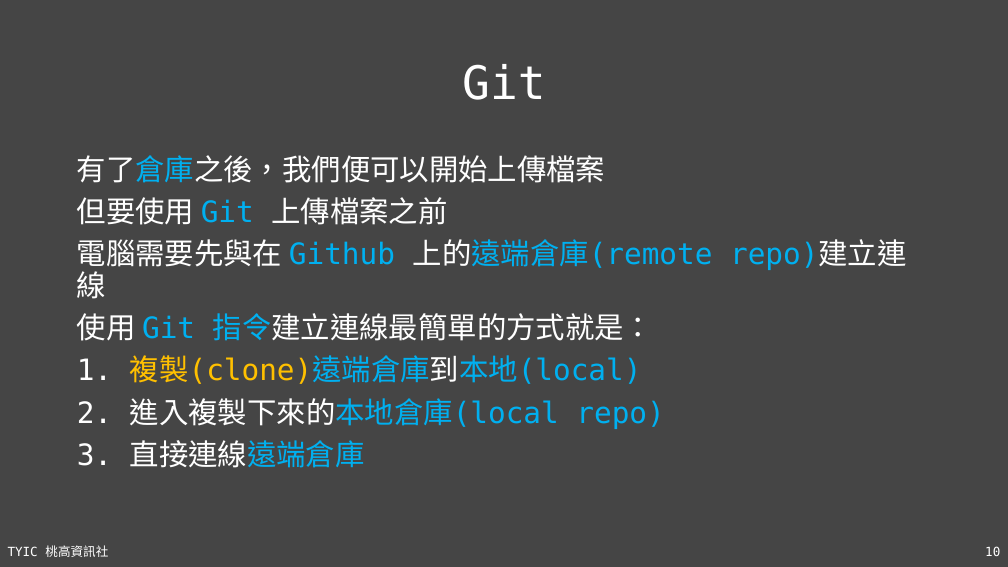
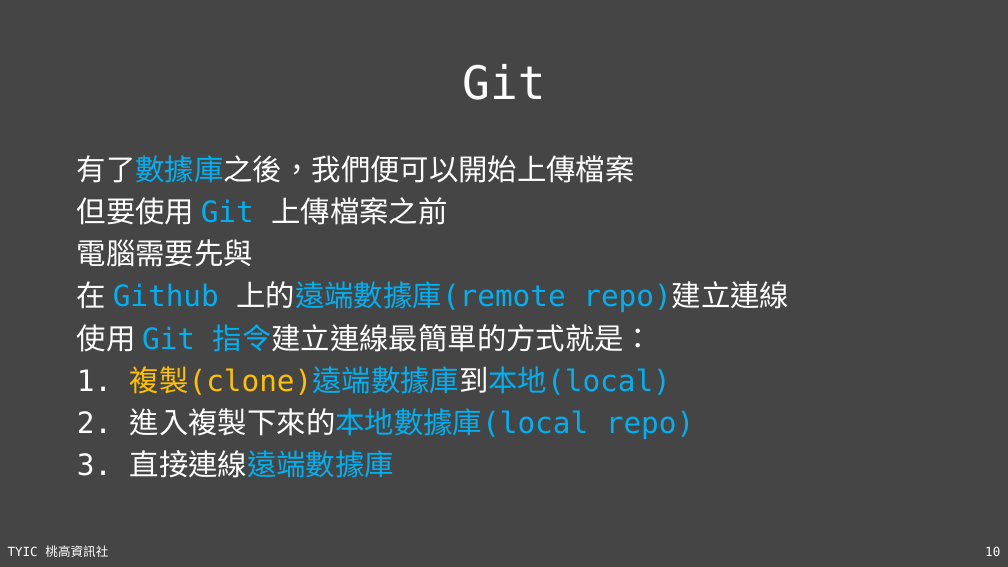
Before and after one commit to TYSHIC/slides, a slide deck: slide 10 of ppt/16_Git 與 Github.pptx. Drawn at 1008x567 pixels with LibreOffice and Linux fonts; fonts in the diff are those of the drawing. Boxes give left, top, right and bottom in pixels: in the first picture for what was removed or moved away, otherwise in the second. Text is boxed around its words. In the diff, an @@ line names an element or a change of style, - is before the commit and + after.

```diff
--- a/ppt/16_Git 與 Github.pptx
+++ b/ppt/16_Git 與 Github.pptx
@@ text at (77,155,635,183): text changed @@
-有了倉庫之後，我們便可以開始上傳檔案
+有了數據庫之後，我們便可以開始上傳檔案
@@ text at (77,239,789,312): text changed @@
-電腦需要先與在 Github 上的遠端倉庫(remote repo)建立連線
+電腦需要先與
+在 Github 上的遠端數據庫(remote repo)建立連線
@@ text at (77,366,694,478): text changed @@
-1. 複製(clone)遠端倉庫到本地(local)
-2. 進入複製下來的本地倉庫(local repo)
-3. 直接連線遠端倉庫
+1. 複製(clone)遠端數據庫到本地(local)
+2. 進入複製下來的本地數據庫(local repo)
+3. 直接連線遠端數據庫
```
Also in this commit, not shown: 11 other slides changed, 20 slides added, 5 other files.
